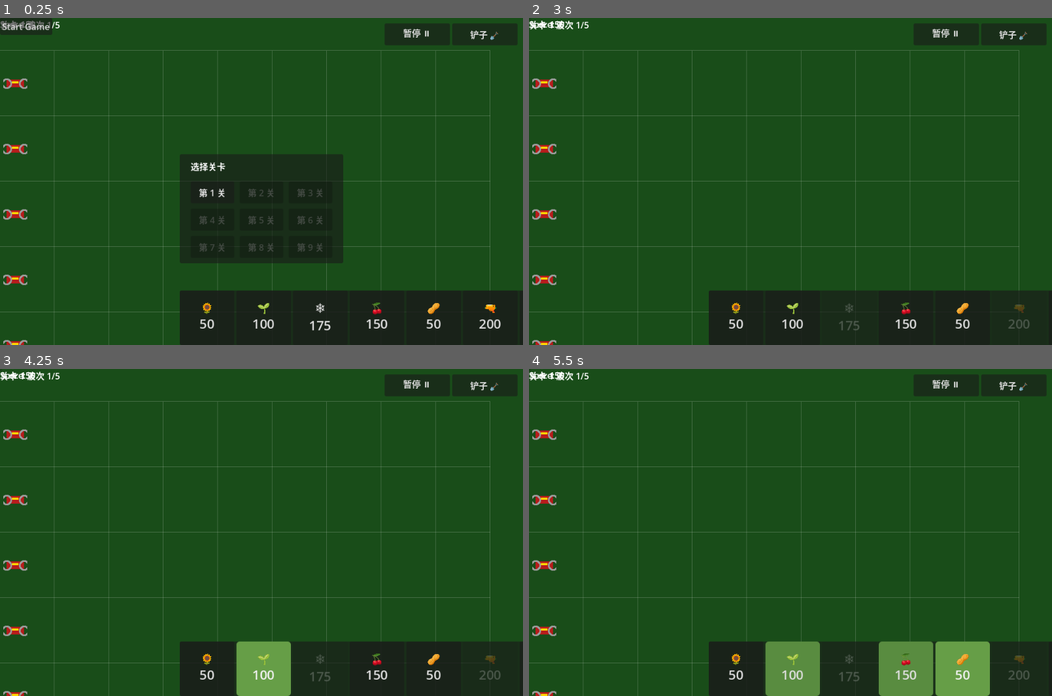
Above: before the commit, frames 1-4 (two rows, left to right).
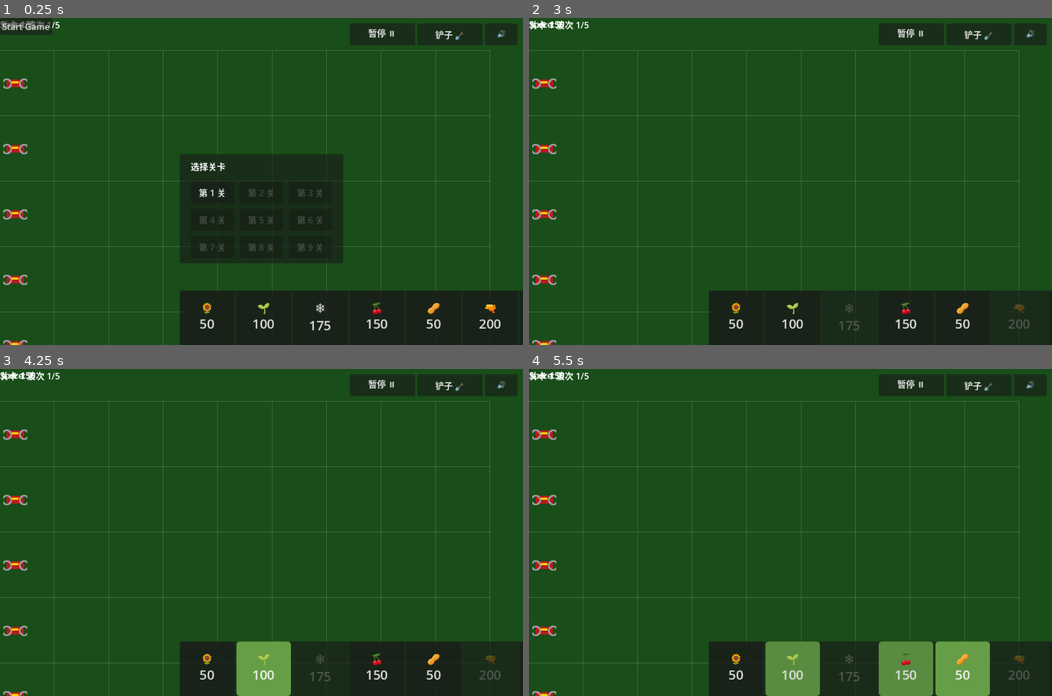
Above: after the commit, the same moments.

Repository: turnaround02/plants-vs-zombies
Game: Godot game, scene res://Main.tscn
The game is run twice, just before and just after one commit, with the same random seed, the same clock (stepped at 60 frames per second) and the same inputs.
Inputs (mouse positions are in pixels of both pictures, inside the frame that each line leads up to):
- Up to frame 1 (0.25 s): no input
- Up to frame 2 (3 s): click "🌻 50" at 0.5 s; click "铲子 🪏" at 1.25 s; click (1031, 34) at 2 s, where only the run after the commit has a clickable "🔊"; click "Start Game" at 2.75 s
- Up to frame 3 (4.25 s): click "🌱 100" at 3.5 s
- Up to frame 4 (5.5 s): click "🍒 150" at 4.25 s; click "🥜 50" at 5 s

The runs differ from the first frame. In frame 1, 0.7% of the frame differs, in the area x 66-97%, y 1-9%; in frame 2, 0.7%; in frame 3, 0.7%; in frame 4, 0.7%.

Commit message:
feat(godot): parity D - runtime synthesized sound system + mute toggle

Diff:
--- a/godot_project/HUD.tscn
+++ b/godot_project/HUD.tscn
@@ -45,7 +45,7 @@
 [node name="RightButtons" type="HBoxContainer" parent="."]
 anchor_left = 1.0
 anchor_right = 1.0
-offset_left = -260.0
+offset_left = -340.0
 offset_top = 10.0
 offset_right = -10.0
 offset_bottom = 50.0
@@ -58,6 +58,10 @@
 [node name="ShovelButton" type="Button" parent="RightButtons"]
 custom_minimum_size = Vector2(120, 0)
 text = "铲子 🪏"
+
+[node name="MuteButton" type="Button" parent="RightButtons"]
+custom_minimum_size = Vector2(60, 0)
+text = "🔊"
 
 [node name="PauseLabel" type="Label" parent="."]
 visible = false
--- a/godot_project/Main.gd
+++ b/godot_project/Main.gd
@@ -114,6 +114,10 @@
 	var pause_btn = hud_node.get_node_or_null("RightButtons/PauseButton") if hud_node else null
 	if pause_btn:
 		pause_btn.connect("pressed", Callable(self, "_toggle_pause"))
+	# 连接静音按钮（切换 Sound.enabled）
+	var mute_btn = hud_node.get_node_or_null("RightButtons/MuteButton") if hud_node else null
+	if mute_btn:
+		mute_btn.connect("pressed", Callable(self, "_on_mute_pressed").bind(mute_btn))
 	# Emit initial sun change (will trigger the callback)
 	emit_signal("sun_changed", sun)
 	if plant_bar:
@@ -145,6 +149,7 @@
 	if plant_bar and plant_bar.has_method("is_on_cooldown") and plant_bar.is_on_cooldown(type_name):
 		return
 	selected_plant_type = type_name
+	_play_sound("click")
 	print("Selected plant:", type_name)
 
 func _on_sun_changed(amount: int) -> void:
@@ -292,6 +297,7 @@
 	# 放置成功后启动卡片冷却（与浏览器 onPlantPlaced → startCooldown 一致）
 	if plant_bar and plant_bar.has_method("start_cooldown"):
 		plant_bar.start_cooldown(selected_plant_type)
+	_play_sound("place_plant")
 	# Reset selected
 	selected_plant_type = ""
 	# Connect plant exiting signal to clean up occupied_cells
@@ -453,6 +459,7 @@
 			wave_state = 1
 			wave_spawn_timer = 0.0
 			print("Wave ", current_wave_index + 1, " spawning started")
+			_play_sound("wave_start")
 	elif wave_state == 1:  # 按当前波次 delay 生成僵尸
 		wave_spawn_timer += delta
 		while zombies_spawned_in_wave < current_wave.size() and wave_spawn_timer >= float(current_wave[zombies_spawned_in_wave]["delay"]):
@@ -509,6 +516,7 @@
 	_save_progress()
 	# 更新 HUD 并停止后续波次
 	_update_wave_label()
+	_play_sound("win")
 	# 停止自动推进：显示结算画面，由玩家手动进入下一关（与浏览器版对齐）
 	_show_result_screen()
 
@@ -532,6 +540,12 @@
 var mowers_available: Array = [true, true, true, true, true]  # 每行一次性小推车
 var shovel_mode: bool = false                                  # 铲子模式（HUD 按钮切换）
 var mower_sprites: Array = []                                  # 每行小推车精灵（可见化）
+
+## 音效触发helper：调用 Sound autoload 的对应方法（方法名与 js/sound.js 对齐）
+func _play_sound(method: String) -> void:
+	var snd = get_node_or_null("/root/Sound")
+	if snd != null and snd.has_method(method):
+		snd.call(method)
 
 ## 创建每行小推车精灵（程序化绘制，零素材；与浏览器 _drawMower 造型对齐）
 func _create_mower_sprites() -> void:
@@ -583,7 +597,18 @@
 ## 铲子按钮切换
 func _on_shovel_pressed() -> void:
 	shovel_mode = not shovel_mode
+	_play_sound("click")
 	print("Shovel mode: ", shovel_mode)
+
+## 静音切换（对应浏览器 Sound.setEnabled）
+func _on_mute_pressed(btn: Button) -> void:
+	var snd = get_node_or_null("/root/Sound")
+	if snd == null:
+		return
+	var now_enabled: bool = not snd.is_enabled()
+	snd.set_enabled(now_enabled)
+	if btn:
+		btn.text = "🔊" if now_enabled else "🔇"
 
 ## 铲除指定格的植物并回收 50% 阳光成本（与浏览器版 removePlant 对齐）
 func _remove_plant_with_refund(key: String) -> void:
@@ -605,10 +630,12 @@
 		mowers_available[row] = false
 		_hide_mower(row)
 		_clear_row_zombies(row)
+		_play_sound("zombie_die")
 		print("Mower triggered in row ", row)
 		return
 	print("Zombie reached house! Game Over")
 	game_started = false
+	_play_sound("lose")
 	_show_game_over()
 
 ## 小推车触发：清除本行全部僵尸（计入得分）
--- a/godot_project/Plant.gd
+++ b/godot_project/Plant.gd
@@ -118,6 +118,9 @@
                         for r in rows_to_shoot:
                             for _i in range(shots):
                                 main.shoot_projectile(r, position.x + 20.0, type.damage, slow_f, slow_d, pen)
+                        var snd = get_node_or_null("/root/Sound")
+                        if snd != null and snd.has_method("shoot"):
+                            snd.shoot()
         "wall":
             pass
         "bomb":
@@ -149,6 +152,9 @@
         var dist = z.position.distance_to(position)
         if dist <= blast_radius:
             z.take_damage(damage)
+    var snd = get_node_or_null("/root/Sound")
+    if snd != null and snd.has_method("explosion"):
+        snd.explosion()
     queue_free()
 
 # 魅惑：找到相邻最近的一只僵尸并将其转换为友方（向右行走）
@@ -174,6 +180,9 @@
             best.set_charmed(true)
         elif best.has_method("charm"):
             best.charm()
+        var snd = get_node_or_null("/root/Sound")
+        if snd != null and snd.has_method("zombie_die"):
+            snd.zombie_die()
     queue_free()
 
 func _make_placeholder() -> void:
--- a/godot_project/Projectile.gd
+++ b/godot_project/Projectile.gd
@@ -36,6 +36,9 @@
                     z.take_damage(damage)
                     if slow_factor > 0.0 and z.has_method("apply_slow"):
                         z.apply_slow(slow_factor, slow_duration)
+                    var snd = get_node_or_null("/root/Sound")
+                    if snd != null and snd.has_method("zombie_hit"):
+                        snd.zombie_hit()
                     _hit_zombies.append(z)
                     if not penetrate:
                         queue_free()
--- /dev/null
+++ b/godot_project/Sound.gd
@@ -0,0 +1,139 @@
+extends Node
+
+## 运行时程序化合成音效（对齐浏览器 js/sound.js 的 Web Audio playTone）
+## 不依赖任何音频素材文件：按「频率/时长/波形/音量/延迟」生成 PCM 后用 AudioStreamWAV 播放。
+
+var enabled: bool = true
+const MIX_RATE: int = 44100
+const PLAYER_POOL: int = 8   # 同时可叠加播放的音效数
+
+var _players: Array[AudioStreamPlayer] = []
+var _next: int = 0
+var _cache: Dictionary = {}   # 音效名 -> AudioStreamWAV（避免每次重算 PCM）
+
+## 播放一组音调（带缓存；池中轮转，支持叠加）
+func _play_cached(key: String, tones: Array) -> void:
+	if not enabled:
+		return
+	if _players.is_empty():
+		return
+	var stream: AudioStreamWAV = _cache.get(key)
+	if stream == null:
+		stream = _build_stream(tones)
+		_cache[key] = stream
+	var p := _players[_next]
+	_next = (_next + 1) % _players.size()
+	p.stream = stream
+	p.play()
+
+func _ready() -> void:
+	# 音效不受暂停影响（暂停时仍需播放已触发的音效）
+	process_mode = Node.PROCESS_MODE_ALWAYS
+	# 预建播放器池，支持多个音效叠加
+	for _i in range(PLAYER_POOL):
+		var p := AudioStreamPlayer.new()
+		p.process_mode = Node.PROCESS_MODE_ALWAYS
+		add_child(p)
+		_players.append(p)
+
+func set_enabled(v: bool) -> void:
+	enabled = v
+
+func is_enabled() -> bool:
+	return enabled
+
+## 构造单个音调描述（对齐 playTone(freq, duration, type, volume, delay)）
+func _t(freq: float, duration: float, wave: String, volume: float, delay: float = 0.0) -> Dictionary:
+	return {"freq": freq, "duration": duration, "wave": wave, "volume": volume, "delay": delay}
+
+## 将一组音调合成为一段 PCM，返回 AudioStreamWAV
+func _build_stream(tones: Array) -> AudioStreamWAV:
+	var total: float = 0.0
+	for t in tones:
+		total = maxf(total, float(t["delay"]) + float(t["duration"]))
+	var n: int = int((total + 0.05) * MIX_RATE)
+	var buf := PackedFloat32Array()
+	buf.resize(n)
+	buf.fill(0.0)
+	for t in tones:
+		var start: int = int(float(t["delay"]) * MIX_RATE)
+		var count: int = int(float(t["duration"]) * MIX_RATE)
+		var freq: float = float(t["freq"])
+		var wave: String = t["wave"]
+		var vol: float = float(t["volume"])
+		var dur: float = float(t["duration"])
+		for i in range(count):
+			var time: float = float(i) / float(MIX_RATE)
+			var phase: float = time * freq
+			var s: float = 0.0
+			match wave:
+				"square":
+					s = 1.0 if fmod(phase, 1.0) < 0.5 else -1.0
+				"triangle":
+					s = 4.0 * abs(fmod(phase, 1.0) - 0.5) - 1.0
+				"sawtooth":
+					s = 2.0 * fmod(phase, 1.0) - 1.0
+				_:
+					s = sin(phase * TAU)
+			# 指数衰减包络，近似 Web Audio 的 exponentialRampToValueAtTime(0.001)
+			var env: float = exp(-3.0 * time / maxf(0.001, dur))
+			var idx: int = start + i
+			if idx < n:
+				buf[idx] += s * vol * env
+	# 转 16-bit PCM
+	var bytes := PackedByteArray()
+	bytes.resize(n * 2)
+	for i in range(n):
+		var v: float = clampf(buf[i], -1.0, 1.0)
+		bytes.encode_s16(i * 2, int(v * 32767.0))
+	var stream := AudioStreamWAV.new()
+	stream.format = AudioStreamWAV.FORMAT_16_BITS
+	stream.mix_rate = MIX_RATE
+	stream.stereo = false
+	stream.data = bytes
+	return stream
+
+# ============================================================
+# 11 个音效（数值严格照搬 js/sound.js）
+# ============================================================
+
+func click() -> void:
+	_play_cached("click", [_t(600, 0.08, "square", 0.08)])
+
+func place_plant() -> void:
+	_play_cached("place", [_t(400, 0.15, "triangle", 0.15), _t(600, 0.1, "triangle", 0.1, 0.08)])
+
+func collect_sun() -> void:
+	_play_cached("sun", [_t(880, 0.12, "sine", 0.12), _t(1320, 0.15, "sine", 0.1, 0.06)])
+
+func shoot() -> void:
+	_play_cached("shoot", [_t(200, 0.06, "square", 0.05)])
+
+func zombie_hit() -> void:
+	_play_cached("hit", [_t(150, 0.08, "sawtooth", 0.06)])
+
+func zombie_eat() -> void:
+	_play_cached("eat", [_t(90, 0.12, "sawtooth", 0.1)])
+
+func explosion() -> void:
+	_play_cached("explosion", [_t(80, 0.4, "sawtooth", 0.2), _t(50, 0.5, "square", 0.15, 0.05)])
+
+func zombie_die() -> void:
+	_play_cached("die", [_t(300, 0.2, "sawtooth", 0.08), _t(150, 0.3, "sawtooth", 0.08, 0.1)])
+
+func wave_start() -> void:
+	_play_cached("wave", [_t(440, 0.2, "triangle", 0.12), _t(660, 0.25, "triangle", 0.12, 0.15)])
+
+func win() -> void:
+	var tones: Array = []
+	var freqs := [523.0, 659.0, 784.0, 1047.0]
+	for i in range(freqs.size()):
+		tones.append(_t(freqs[i], 0.3, "triangle", 0.15, i * 0.15))
+	_play_cached("win", tones)
+
+func lose() -> void:
+	var tones: Array = []
+	var freqs := [400.0, 350.0, 300.0, 200.0]
+	for i in range(freqs.size()):
+		tones.append(_t(freqs[i], 0.35, "sawtooth", 0.12, i * 0.2))
+	_play_cached("lose", tones)
--- a/godot_project/Zombie.gd
+++ b/godot_project/Zombie.gd
@@ -220,6 +220,9 @@
         if attack_timer >= attack_interval:
             attack_timer = 0.0
             target_plant.take_damage(attack_damage)
+            var snd = get_node_or_null("/root/Sound")
+            if snd != null and snd.has_method("zombie_eat"):
+                snd.zombie_eat()
             if target_plant.hp <= 0:
                 eating = false
                 target_plant = null
@@ -249,6 +252,9 @@
         if attack_timer >= attack_interval:
             attack_timer = 0.0
             target_plant.take_damage(attack_damage)
+            var snd2 = get_node_or_null("/root/Sound")
+            if snd2 != null and snd2.has_method("zombie_eat"):
+                snd2.zombie_eat()
 
 ## 友方目标：同排、右侧、未死、非友方的普通僵尸
 func _find_ally_target() -> Node:
@@ -308,6 +314,9 @@
     if hp <= 0 and not _dead:
         _dead = true
         _death_timer = 0.0
+        var snd3 = get_node_or_null("/root/Sound")
+        if snd3 != null and snd3.has_method("zombie_die"):
+            snd3.zombie_die()
 
 ## 是否被攻击致死（用于 Main 判断"击杀得分"，区别于过关清理 queue_free）
 func is_killed() -> bool:
--- a/godot_project/project.godot
+++ b/godot_project/project.godot
@@ -27,6 +27,7 @@
 PlantTypes="res://PlantTypes.gd"
 ZombieTypes="res://ZombieTypes.gd"
 Levels="res://Levels.gd"
+Sound="res://Sound.gd"
 
 [rendering]
 
--- a/godot_project/scenes/Sun.gd
+++ b/godot_project/scenes/Sun.gd
@@ -78,4 +78,7 @@
     var main: Node = get_tree().root.get_node("Main")
     if main and main.has_method("add_sun"):
         main.add_sun(sun_amount)
+    var snd = get_node_or_null("/root/Sound")
+    if snd != null and snd.has_method("collect_sun"):
+        snd.collect_sun()
     queue_free()
